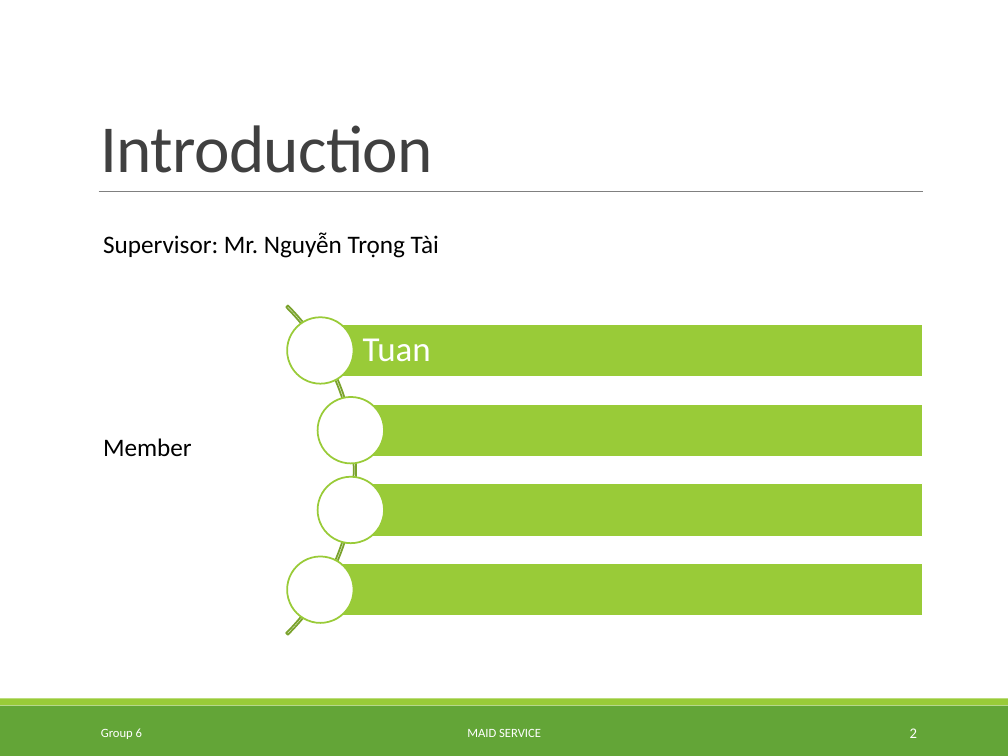
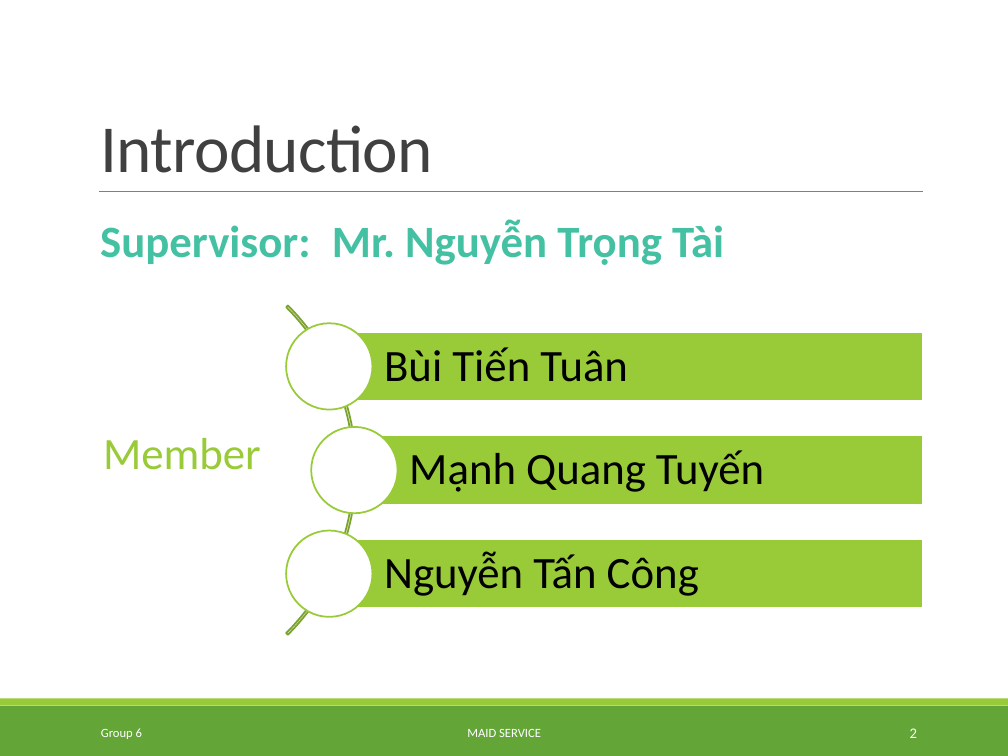
Before and after one commit to TuanBT/ms-website, a slide deck: slide 2 of 06.Personal Archives/02.TuyenMQ/MS_Slide.pptx. Drawn at 1008x756 pixels with LibreOffice and Linux fonts; fonts in the diff are those of the drawing; background and template pictures are left out. Boxes give left, top, right and bottom in pixels: in the first picture for what was removed or moved away, otherwise in the second. Text is boxed around its words. In the diff, an @@ line names an element or a change of style, - is before the commit and + after.

```diff
--- a/06.Personal Archives/02.TuyenMQ/MS_Slide.pptx
+++ b/06.Personal Archives/02.TuyenMQ/MS_Slide.pptx
@@ text added at [100, 225, 310, 264], 32 pt, text #44C1A3, bold @@
+Supervisor:
@@ text at [332, 219, 724, 265]: text changed; size 18 to 32 pt; text colour #000000 to #44C1A3; bold on @@
-Supervisor: Mr. Nguyễn Trọng Tài
+Mr. Nguyễn Trọng Tài
@@ ellipse: place and size @@
-ellipse at [287, 318, 354, 384]
+ellipse at [286, 324, 373, 410]
@@ rectangle: place and size @@
-rectangle at [321, 324, 922, 377]
+rectangle at [330, 332, 923, 401]
@@ text removed at [363, 338, 431, 362] @@
-Tuan
@@ text added at [384, 347, 628, 382], 32 pt, text #000000 @@
+Bùi Tiến Tuân
@@ text "Member" at [103, 438, 261, 470]: size 18 to 32 pt, text colour #000000 to #99CB38 @@
@@ ellipse removed at [318, 397, 384, 464] @@
@@ ellipse: place and size @@
-ellipse at [318, 477, 384, 543]
+ellipse at [311, 427, 398, 514]
@@ rectangle: place and size @@
-rectangle at [351, 403, 922, 457]
+rectangle at [355, 435, 923, 505]
@@ text added at [409, 450, 764, 492], 32 pt, text #000000 @@
+Mạnh Quang Tuyến
@@ rectangle removed at [351, 484, 922, 537] @@
@@ ellipse: place and size @@
-ellipse at [287, 556, 354, 623]
+ellipse at [286, 530, 373, 617]
@@ rectangle: place and size @@
-rectangle at [321, 563, 922, 617]
+rectangle at [330, 539, 923, 609]
@@ text added at [384, 551, 699, 596], 32 pt, text #000000 @@
+Nguyễn Tấn Công
```
Also in this commit, not shown: 10 other slides changed, 9 slides added, 2 slides removed.
